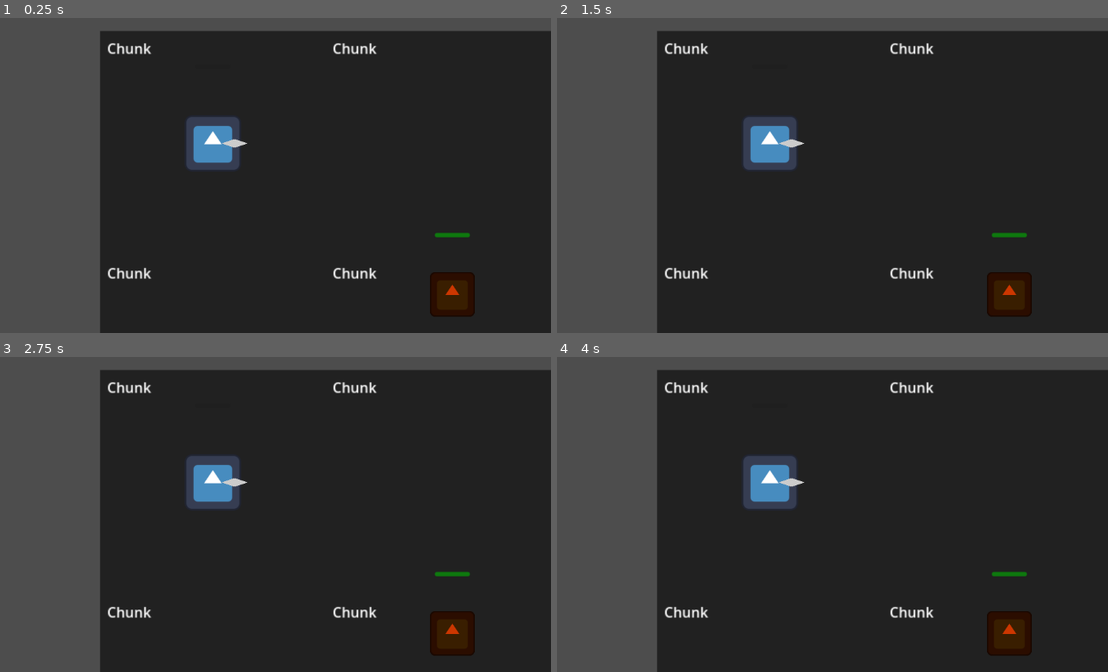
Above: before the commit, frames 1-4 (two rows, left to right).
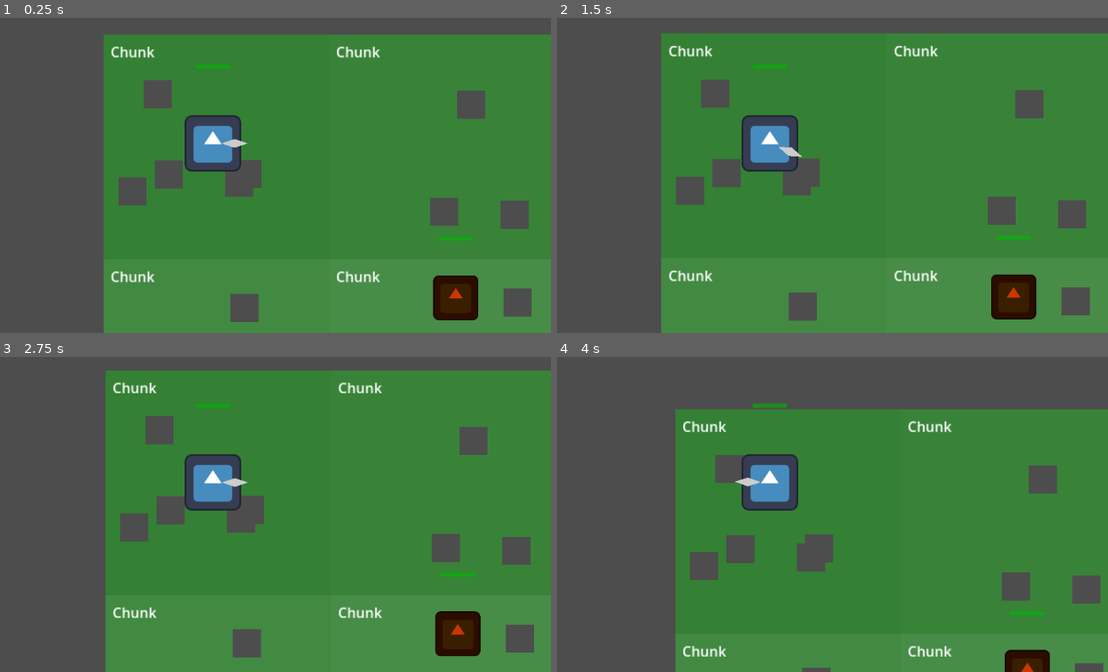
Above: after the commit, the same moments.

Repository: wanyeer703631302-cmyk/Worldchunk
Game: Godot game, scene res://scenes/Main.tscn
Two runs of this game, one before a commit and one after it. Both use one fixed random seed, a clock stepped at 60 frames per second and the inputs below. The engine's default icon, where the game draws it, is replaced by a stand-in: a white triangle on a blue panel in a dark square.
Inputs:
- Up to frame 1 (0.25 s): no input
- Up to frame 2 (1.5 s): tap Enter (ui_accept) at 0.5, 0.77, 1.25 s; hold Right (ui_right) 0.53-1.28 s; hold Down (ui_down) from 1.28 s (still down)
- Up to frame 3 (2.75 s): tap Enter (ui_accept) at 1.52, 2 s; release Down (ui_down) at 2.03 s; hold Right (ui_right) from 2.03 s (still down)
- Up to frame 4 (4 s): tap Enter (ui_accept) at 2.75, 3.02, 3.77 s; release Right (ui_right) at 2.78 s; hold Up (ui_up) 2.78-3.53 s; hold Left (ui_left) from 3.53 s (still down)

The runs differ from the first frame. In frame 1, 76% of the frame differs, in the area x 18-100%, y 4-100%; in frame 2, 76%; in frame 3, 76%; in frame 4, 77%.
Error before the commit: Parse Error: Variable "speed" has the same name as a previously declared variable. (res://scripts/Player.gd:23)

Commit message:
feat(collision): 配置玩家、敌人和子弹的碰撞层与掩码
为玩家、敌人和子弹节点设置碰撞层和掩码，以定义它们之间的物理交互规则。
同时将子弹的视觉表现从 MeshInstance2D 改为 Polygon2D，并移除玩家脚本中导出的速度变量。
调整基础地形区块的颜色，并添加技能文档以指导场景构建和游戏设计。

Diff:
--- a/scenes/Enemy.tscn
+++ b/scenes/Enemy.tscn
@@ -8,6 +8,8 @@
 radius = 12.0
 
 [node name="Enemy" type="CharacterBody2D"]
+collision_layer = 4
+collision_mask = 11
 script = ExtResource("1_script")
 
 [node name="Sprite2D" type="Sprite2D" parent="."]
--- a/scenes/Player.tscn
+++ b/scenes/Player.tscn
@@ -8,6 +8,8 @@
 radius = 30.0
 
 [node name="Player" type="CharacterBody2D"]
+collision_layer = 2
+collision_mask = 21
 script = ExtResource("1_script")
 
 [node name="Sprite2D" type="Sprite2D" parent="."]
--- a/scenes/Projectile.tscn
+++ b/scenes/Projectile.tscn
@@ -6,10 +6,12 @@
 radius = 6.0
 
 [node name="Projectile" type="Area2D"]
+collision_layer = 16
+collision_mask = 3
 script = ExtResource("1_script")
 
-[node name="MeshInstance2D" type="MeshInstance2D" parent="."]
-modulate = Color(1, 0, 0, 1)
+[node name="Visual" type="Polygon2D" parent="."]
+polygon = PackedVector2Array(0, -6, 4, -4, 6, 0, 4, 4, 0, 6, -4, 4, -6, 0, -4, -4)
 
 [node name="CollisionShape2D" type="CollisionShape2D" parent="."]
 shape = SubResource("CircleShape2D_1")
--- a/scenes/TerrainChunk_Base.tscn
+++ b/scenes/TerrainChunk_Base.tscn
@@ -5,7 +5,7 @@
 [node name="ColorRect" type="ColorRect" parent="."]
 offset_right = 256.0
 offset_bottom = 256.0
-color = Color(0.13, 0.13, 0.13, 1)
+color = Color(0.2, 0.4, 0.2, 1)
 
 [node name="Label" type="Label" parent="."]
 offset_left = 8.0
--- a/scripts/Player.gd
+++ b/scripts/Player.gd
@@ -3,7 +3,6 @@
 # 引用 GameConstants
 const GameConstants = preload("res://scripts/GameConstants.gd")
 
-@export var speed := 120.0
 @export var health := 100
 @export var max_health := 100
 @export var base_damage := 8
--- a/scripts/Projectile.gd
+++ b/scripts/Projectile.gd
@@ -16,13 +16,10 @@
 	var timer = get_tree().create_timer(lifetime)
 	timer.timeout.connect(queue_free)
 
-	# Setup visual if mesh exists and is empty (for manual instantiation cases)
-	var mesh_node = get_node_or_null("MeshInstance2D")
-	if mesh_node and not mesh_node.mesh:
-		var sphere = SphereMesh.new()
-		sphere.radius = 6
-		sphere.height = 12
-		mesh_node.mesh = sphere
+	# Setup visual if Polygon2D exists
+	var poly = get_node_or_null("Visual")
+	if poly:
+		poly.color = GameConstants.ATTRIBUTE_COLORS.get(attribute, Color.WHITE)
 
 func _physics_process(delta):
 	position += direction * speed * delta
--- a/scripts/enemy/Enemy.gd
+++ b/scripts/enemy/Enemy.gd
@@ -102,10 +102,9 @@
 	proj.rotation = dir.angle()
 
 	# Visual Color Override
-	var mesh = proj.get_node_or_null("MeshInstance2D")
+	var mesh = proj.get_node_or_null("Visual")
 	if mesh:
-		mesh.modulate = GameConstants.ATTRIBUTE_COLORS.get(attack_attribute, Color.WHITE)
-
+		mesh.color = GameConstants.ATTRIBUTE_COLORS.get(attack_attribute, Color.WHITE)
 	get_parent().add_child(proj) # Add to container, not self
 
 func receive_melee_hit(damage: int, weapon_attr: int):
--- a/scripts/world/WorldGenerator.gd
+++ b/scripts/world/WorldGenerator.gd
@@ -34,7 +34,10 @@
 				y * chunk_size.y
 			)
 			# Load Biome Data
-			var biomes = biome_data.get("biomes")
+			var biomes = null
+			if biome_data:
+				biomes = biome_data.get("biomes")
+
 			if biomes and biomes is Array and biomes.size() > 0:
 				var b: Dictionary = biomes[rng.randi_range(0, biomes.size() - 1)]
 
@@ -52,6 +55,12 @@
 
 					# Add random obstacles (Scaffold)
 					_spawn_scaffold_obstacles(chunk, b.get("name"))
+			else:
+				# Fallback if biome data missing
+				var rect: ColorRect = chunk.get_node("ColorRect")
+				if rect:
+					rect.color = Color(0.2, 0.5, 0.2).lightened(rng.randf() * 0.1)
+				_spawn_scaffold_obstacles(chunk, "default")
 
 			container.add_child(chunk)
 
Not shown, added: .trae/skills/core-game-skill/SKILL.md
Not shown, added: .trae/skills/godot-editor-first-playable-scaffold-skill/SKILL.md
